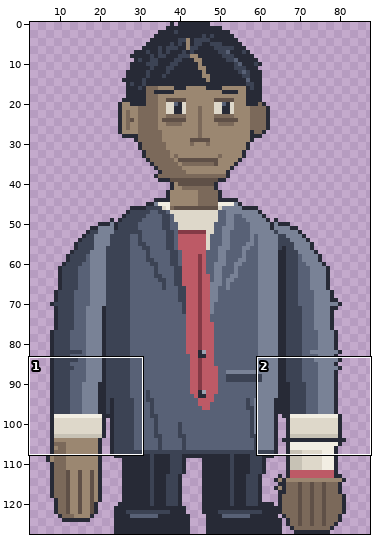
A pixel-art file gets an edit: art/src/news/you.aseprite. Above, an overview of the earlier version with the close-up marked.
Close-up. The starting point:
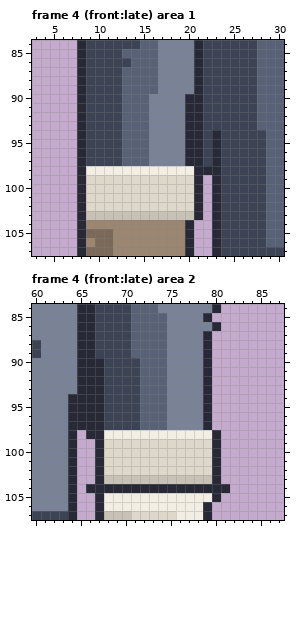
88x128 pixels, 6 frames. Shown: frame 4 (front:late) area 1: x 3..30, y 84..107; frame 4 (front:late) area 2: x 60..87, y 84..107. The wide view leaves out empty margins. The commit also changed other frames or places, which this record leaves out.
The same view after the edit:
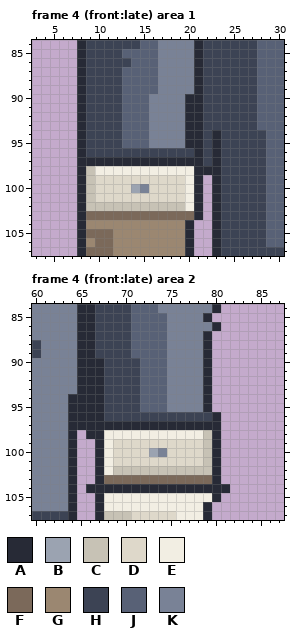
Palette (. is transparent): A #272a36  B #9ba3b1  C #c7c2b5  D #ded8ca  E #f2eee3  F #7b695a  G #9b8771  H #3c4354  J #586176  K #798296
Difference:
Frame 4 (front:late) area 1:
Colour A replaces colour H in row 97 at x 9 to 12.
Colour A replaces colour J in row 97 at x 13 to 15.
Colour A replaces colour K in row 97 at x 16 to 19.
Colour B replaces colour D in row 100 at x 14.
Colour C replaces colour D in rows 99 to 101 at x 9; in row 102 at x 9 to 19.
Colour C replaces colour E in row 98 at x 9.
Colour E replaces colour D in rows 99 to 102 at x 20.
Colour F replaces colour C in row 103 at x 9 to 20.
Colour H replaces colour A in row 96 at x 20.
Colour H replaces colour J in row 96 at x 13 to 15.
Colour H replaces colour K in row 96 at x 16 to 19.
Colour K replaces colour D in row 100 at x 15.
Frame 4 (front:late) area 2:
Colour A is added in rows 96 to 97 at x 80.
Colour A replaces colour H in row 97 at x 68 to 71.
Colour A replaces colour J in row 97 at x 72 to 74.
Colour A replaces colour K in row 97 at x 75 to 78.
Colour B replaces colour D in row 100 at x 73.
Colour C replaces colour D in rows 99 to 101 at x 79; in row 102 at x 69 to 79.
Colour C replaces colour E in row 98 at x 79.
Colour E replaces colour D in rows 99 to 102 at x 68.
Colour F replaces colour C in row 103 at x 68 to 79.
Colour H replaces colour A in row 96 at x 79.
Colour H replaces colour J in row 96 at x 72 to 74.
Colour H replaces colour K in row 96 at x 75 to 78.
Colour K replaces colour D in row 100 at x 74.
Pixel boxes of the changes (left, top, right, bottom) in both close-ups:
changed: (86, 148, 194, 220)
changed: (104, 412, 221, 484)
